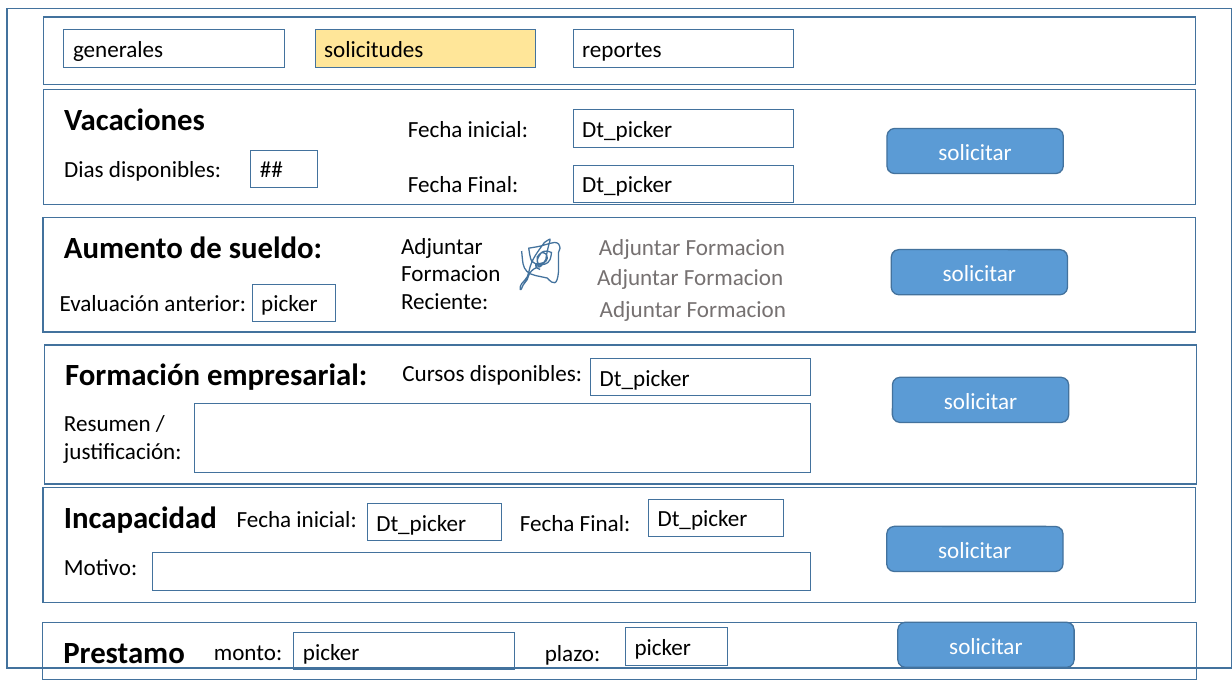
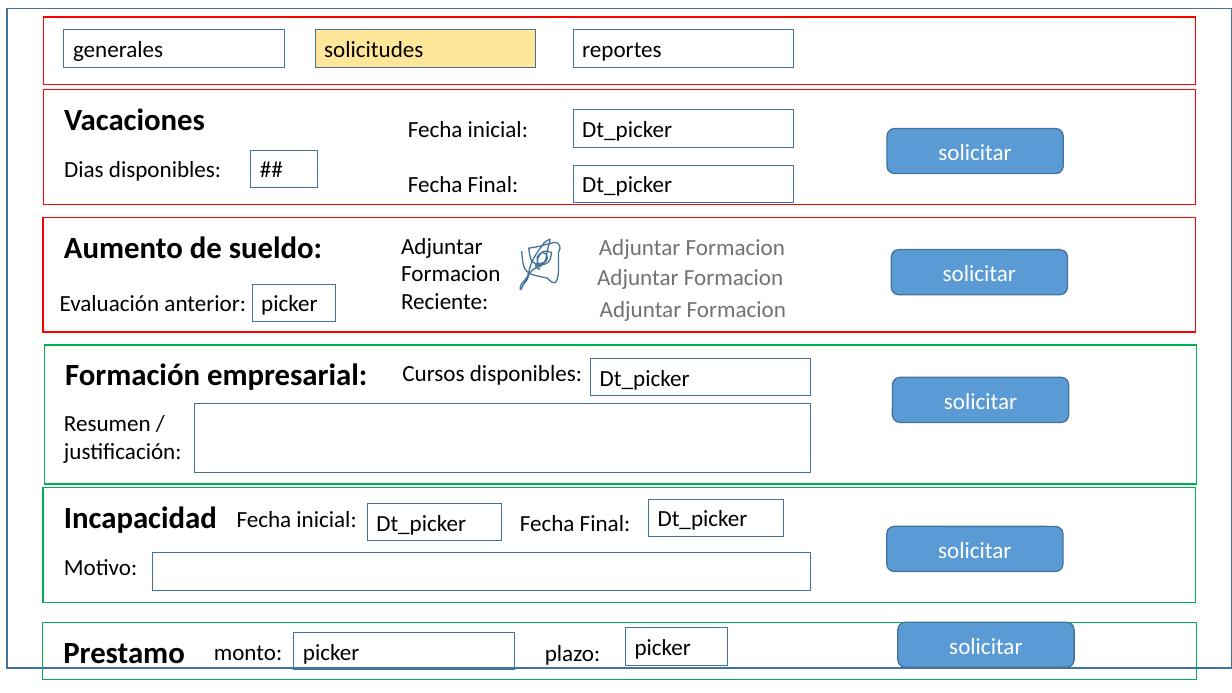
Before and after one commit to Juancho-vans/RH, a slide deck: slide 1 of Historyboard_RH.pptx. Drawn at 1232x693 pixels with LibreOffice and Linux fonts; fonts in the diff are those of the drawing. Boxes give left, top, right and bottom in pixels: in the first picture for what was removed or moved away, otherwise in the second. Text is boxed around its words. In the diff, an @@ line names an element or a change of style, - is before the commit and + after.

```diff
--- a/Historyboard_RH.pptx
+++ b/Historyboard_RH.pptx
@@ outline #43739E 1 pt to #FF0000 1 pt in 3 elements at (x1=43, y1=17, x2=1196, y2=85), (x1=43, y1=90, x2=1196, y2=204), (x1=43, y1=217, x2=1196, y2=332) @@
@@ outline #43739E 1 pt to #00B050 1 pt in 3 elements at (x1=44, y1=345, x2=1197, y2=483), (x1=43, y1=488, x2=1196, y2=603), (x1=43, y1=622, x2=1197, y2=679) @@
```
Also in this commit, not shown: 1 other slide changed, 1 slide added, 2 other files.
